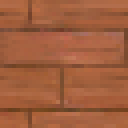
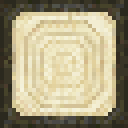
Layer changes from the first 128 x 128 image to the second:
hid group "FirPlanks" (1 layers) over [0, 0, 128, 128]
added group "FirWood" with 3 layers above "RedwoodPlanks" over [0, 0, 128, 128]
added layer "Layer 3" (1st of 2, in "FirWood") (overlay, 19%) in group "FirWood" over [12, 12, 116, 116]
added layer "Layer 9" in group "FirWood" over [12, 12, 116, 116]
showed "redwood", moved it into group "FirWood", painted on it over [0, 0, 128, 128]
hid group "RedwoodPlanks" (1 layers) over [0, 0, 128, 128]
painted on "Layer 7" over [0, 0, 128, 128]
hid group "AcaciaPlanks" (1 layers) over [0, 0, 128, 128]
painted on "Layer 6" over [0, 0, 128, 128]
